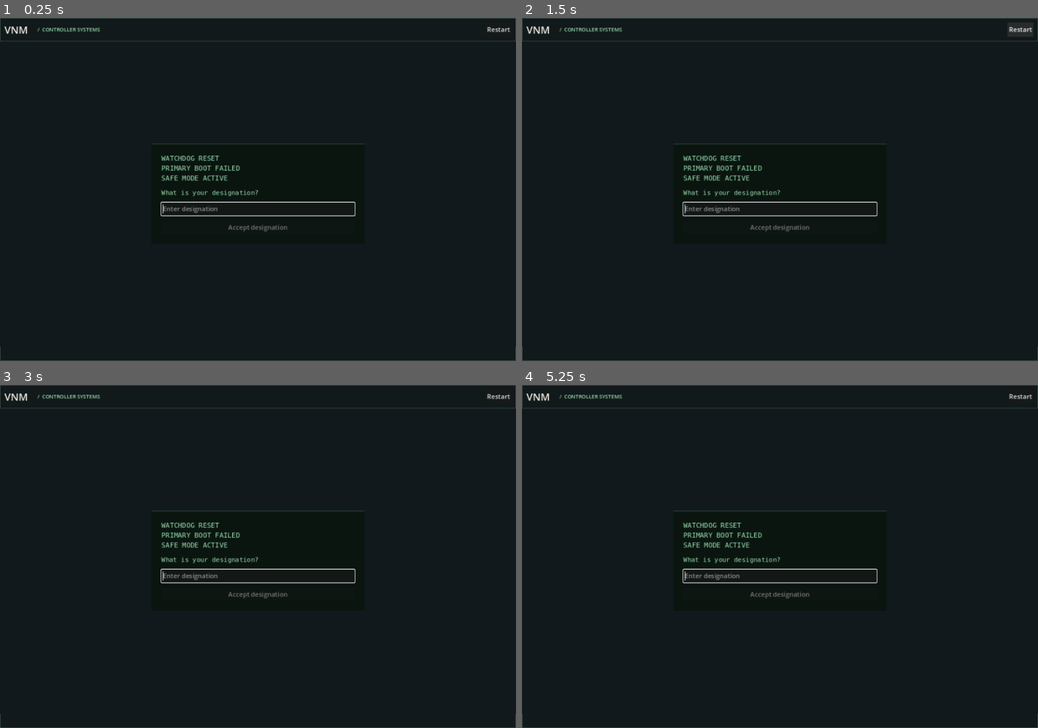
Above: before the commit, frames 1-4 (two rows, left to right).
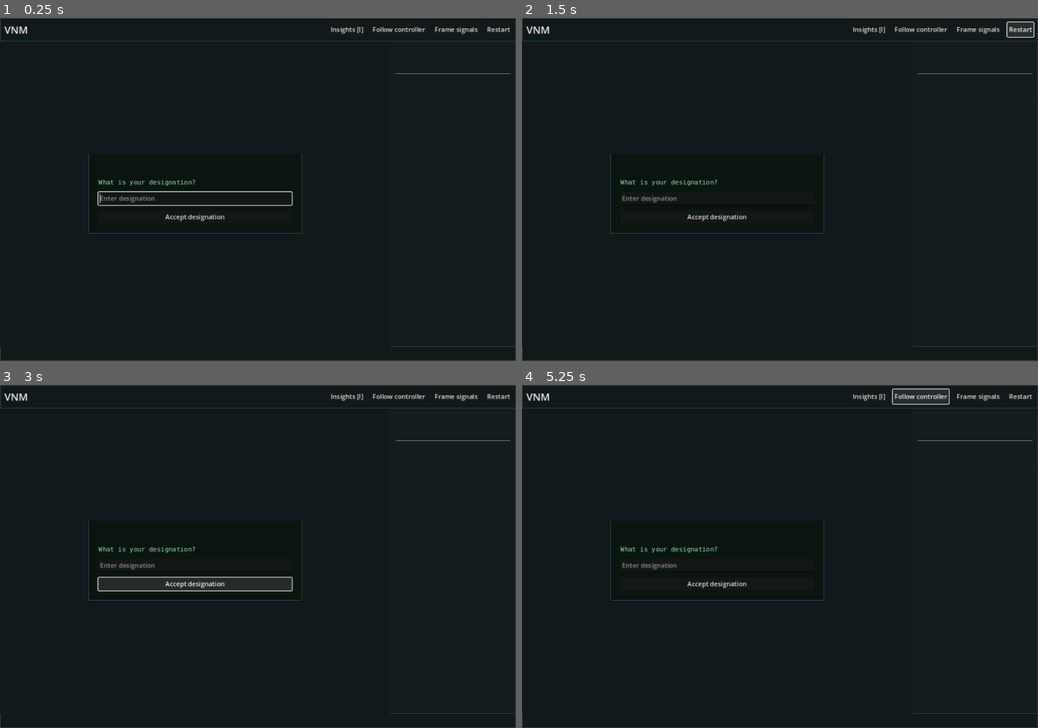
Above: after the commit, the same moments.

Repository: Solisen14/VNM
Game: Godot game, scene res://reboot.tscn
The game is run twice, just before and just after one commit, with the same random seed, the same clock (stepped at 60 frames per second) and the same inputs.
Inputs (mouse positions are in pixels of both pictures, inside the frame that each line leads up to):
- Up to frame 1 (0.25 s): no input
- Up to frame 2 (1.5 s): click "Restart" at 0.5 s; click "Restart" at 1.25 s
- Up to frame 3 (3 s): click "Restart" at 2 s; click (196, 583) at 2.75 s, where only the run after the commit has a clickable "Accept designation"
- Up to frame 4 (5.25 s): click (718, 583) at 3.5 s, where only the run after the commit has a clickable "Accept designation"; click (867, 395) at 4.25 s, where only the run after the commit has a clickable "Insights [I]"; click (919, 395) at 5 s, where only the run after the commit has a clickable "Follow controller"

The runs differ from the first frame. In frame 1, 2.4% of the frame differs, in the area x 7-100%, y 2-96%; in frame 2, 2.3%; in frame 3, 2.9%; in frame 4, 2.4%.
Error after the commit: Parse Error: Cannot infer the type of "current_worksite" variable because the value doesn't have a set type. (res://reboot_state.gd:229)

Commit message:
Add shared 50/50 autonomous task priorities and manual hull cargo basis

Diff:
--- a/reboot_state.gd
+++ b/reboot_state.gd
@@ -27,8 +27,12 @@
 const MINER_UNLOAD_TIME := 5.0
 # Visual pixels are batches of recoverable matter, not individual simulated atoms.
 const FIELD_RESERVE := OreField.TOTAL_UNITS
-const HULL_RESERVE := 48
+# Only the refinery-access hull sector is authorized by the Salvage Insight.
+# Other parts of Asterion stay intact until their own future Insights.
 const REFINERY_EXPOSURE := 12
+const HULL_RESERVE := REFINERY_EXPOSURE
+const WORKER_MINING_WEIGHT := 0.50
+const WORKER_SALVAGE_WEIGHT := 0.50
 const SALVAGE_SITE_QUOTA := 4
 const SALVAGE_CONTACTS := ["salvage_1", "salvage_2", "salvage_3"]
 const SALVAGE_SPAWNS := [Vector2(1040, 560), Vector2(1225, 565), Vector2(1350, 430)]
@@ -47,6 +51,8 @@
 	"Unload raw ore": 3.5,
 	"Collect repair supplies": 4.0,
 	"Repair salvage drone": 7.0,
+	"Salvage refinery access plating": 12.0,
+	"Unload hull feedstock": 3.5,
 }
 const WORK_LABELS := {
 	"Approach and scan": "Scanning contact",
@@ -55,7 +61,9 @@
 	"Repair mining drone": "Repairing miner",
 	"Unload raw ore": "Unloading raw ore",
 	"Collect repair supplies": "Collecting repair supplies",
-	"Repair salvage drone": "Restoring salvage worker",
+	"Repair salvage drone": "Restoring worker",
+	"Salvage refinery access plating": "Cutting authorized hull sector",
+	"Unload hull feedstock": "Unloading recovered hull",
 }
 const WORLD := Rect2(-2200, -1550, 4700, 3450)
 const FIELD := Vector2(530, -215)
@@ -87,12 +95,16 @@
 var salvaged := {}
 var ore := 0
 var parts := 0
+var hull_cargo := 0
 var drill_loads := 6
 var field_extracted := 0
 var hull_extracted := 0
 var hull_stock := 0
 var salvage_deliveries := 0
+# Miner 031 also follows the shared generation's mining/salvage priorities.
 var salvage_mode := false
+var miner_hull_site := -1
+var miner_assignments := 0
 var miner_cargo_type := "ore"
 var refinery_exposed := false
 var zoomed_in := false
@@ -140,6 +152,7 @@
 var repair_kits := 0
 var manual_rock := -1
 var manual_worksite := Vector2.ZERO
+var manual_hull_site := -1
 var salvage_insight_unlocked := false
 var salvage_workers: Array[Dictionary] = []
 var hull_site_units := PackedInt32Array([0, 0, 0])
@@ -158,6 +171,14 @@
 			"index": i,
 			"site_index": i,
 			"to_hull": true,
+			"task": "idle",
+			"rock": -1,
+			"worksite": Vector2.ZERO,
+			"cargo_kind": "ore",
+			"cargo_fe": 0,
+			"cargo_cu": 0,
+			"cargo_si": 0,
+			"assignments": i + 1,
 			"time": 0.0,
 			"cargo": 0,
 			"linked": true
@@ -177,7 +198,7 @@
 	report("SALVAGE UNLOCKED · Three dormant workers detected near the hull")
 
 func controller_load() -> int:
-	return ore + parts + repair_kits * 3
+	return ore + hull_cargo + parts + repair_kits * 3
 
 func can_collect_repair_supplies() -> bool:
 	return salvage_insight_unlocked and has_worker_capacity() and repair_kits == 0 and controller_load() + 3 <= HOLD and stock_fe >= 2 and stock_cu >= 1
@@ -193,6 +214,8 @@
 func action_position(contact: String, action: String) -> Vector2:
 	if contact == "ore" and action == "Extract ore sample" and manual_rock >= 0:
 		return manual_worksite
+	if contact == "wreck" and action == "Salvage refinery access plating" and manual_hull_site >= 0:
+		return SALVAGE_SITES[manual_hull_site]
 	return position_of(contact)
 
 func has_worker_capacity() -> bool:
@@ -203,11 +226,84 @@
 		return "STANDBY"
 	if miner_position.distance_to(player) > COMMS_RANGE:
 		return "RECONNECTING"
-	if to_field and miner_worksite.distance_to(player) > COMMS_RANGE:
+	var current_worksite := SALVAGE_SITES[miner_hull_site] if salvage_mode and miner_hull_site >= 0 else miner_worksite
+	if to_field and current_worksite.distance_to(player) > COMMS_RANGE:
 		return "WORKSITE OUT OF RANGE"
 	if STOCKPILE.distance_to(player) > COMMS_RANGE:
 		return "STOCKPILE OUT OF RANGE"
 	return "CONNECTED"
+
+# Shared 50/50 generation priorities. Before the Insight, only mining is
+# eligible. The worker picks its next task at the completion of a delivery.
+func pick_autonomous_task(identity: int, assignment: int, origin: Vector2) -> String:
+	var rock := OreField.nearest_viable_rock(
+		STOCKPILE, player, COMMS_RANGE, asteroid_mined, assignment
+	)
+	var mining_possible := rock >= 0
+	var salvage_possible := closest_open_salvage_site(origin) >= 0
+	if not mining_possible and not salvage_possible:
+		return "idle"
+	if not salvage_possible:
+		return "ore"
+	if not mining_possible:
+		return "hull"
+	var entropy := sin(float(identity) * 78.233 + float(assignment) * 12.9898) * 43758.5453
+	var roll := fposmod(entropy, 1.0)
+	return "ore" if roll < WORKER_MINING_WEIGHT / (WORKER_MINING_WEIGHT + WORKER_SALVAGE_WEIGHT) else "hull"
+
+func closest_open_salvage_site(origin: Vector2) -> int:
+	if not salvage_insight_unlocked or refinery_exposed or hull_extracted >= REFINERY_EXPOSURE:
+		return -1
+	var site := -1
+	var nearest := INF
+	for i in range(SALVAGE_SITES.size()):
+		if hull_site_units[i] >= SALVAGE_SITE_QUOTA:
+			continue
+		if SALVAGE_SITES[i].distance_to(player) > COMMS_RANGE:
+			continue
+		var distance := origin.distance_squared_to(SALVAGE_SITES[i])
+		if distance < nearest:
+			nearest = distance
+			site = i
+	return site
+
+func assign_miner_task() -> bool:
+	miner_assignments += 1
+	var task := pick_autonomous_task(31, miner_assignments, miner_position)
+	salvage_mode = task == "hull"
+	if task == "hull":
+		miner_hull_site = closest_open_salvage_site(miner_position)
+		miner_work_time = 0.0
+		return miner_hull_site >= 0
+	if task == "ore":
+		miner_rock = -1
+		miner_work_time = 0.0
+		return choose_mining_site()
+	miner_hull_site = -1
+	miner_rock = -1
+	miner_work_time = 0.0
+	return false
+
+func assign_worker_task(worker: Dictionary, identity: int) -> bool:
+	worker["assignments"] = int(worker["assignments"]) + 1
+	var task := pick_autonomous_task(identity, int(worker["assignments"]), worker["position"])
+	worker["task"] = task
+	worker["to_hull"] = true # Outbound leg to the chosen material.
+	worker["time"] = 0.0
+	if task == "hull":
+		var site := closest_open_salvage_site(worker["position"])
+		worker["site_index"] = site
+		return site >= 0
+	if task == "ore":
+		var rock := OreField.nearest_viable_rock(
+			STOCKPILE, player, COMMS_RANGE, asteroid_mined, int(worker["assignments"])
+		)
+		worker["rock"] = rock
+		if rock < 0:
+			return false
+		worker["worksite"] = OreField.near_surface(rock, STOCKPILE)
+		return true
+	return false
 
 func rock_remaining(index: int) -> int:
 	return maxi(0, OreField.rock_capacity(index) - asteroid_mined[index])
